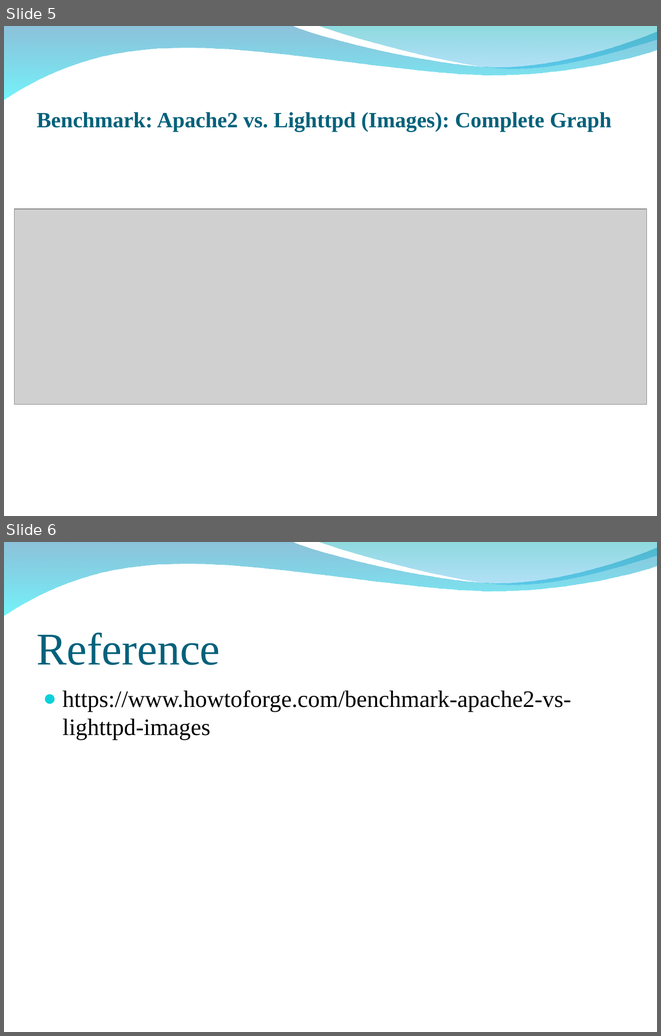
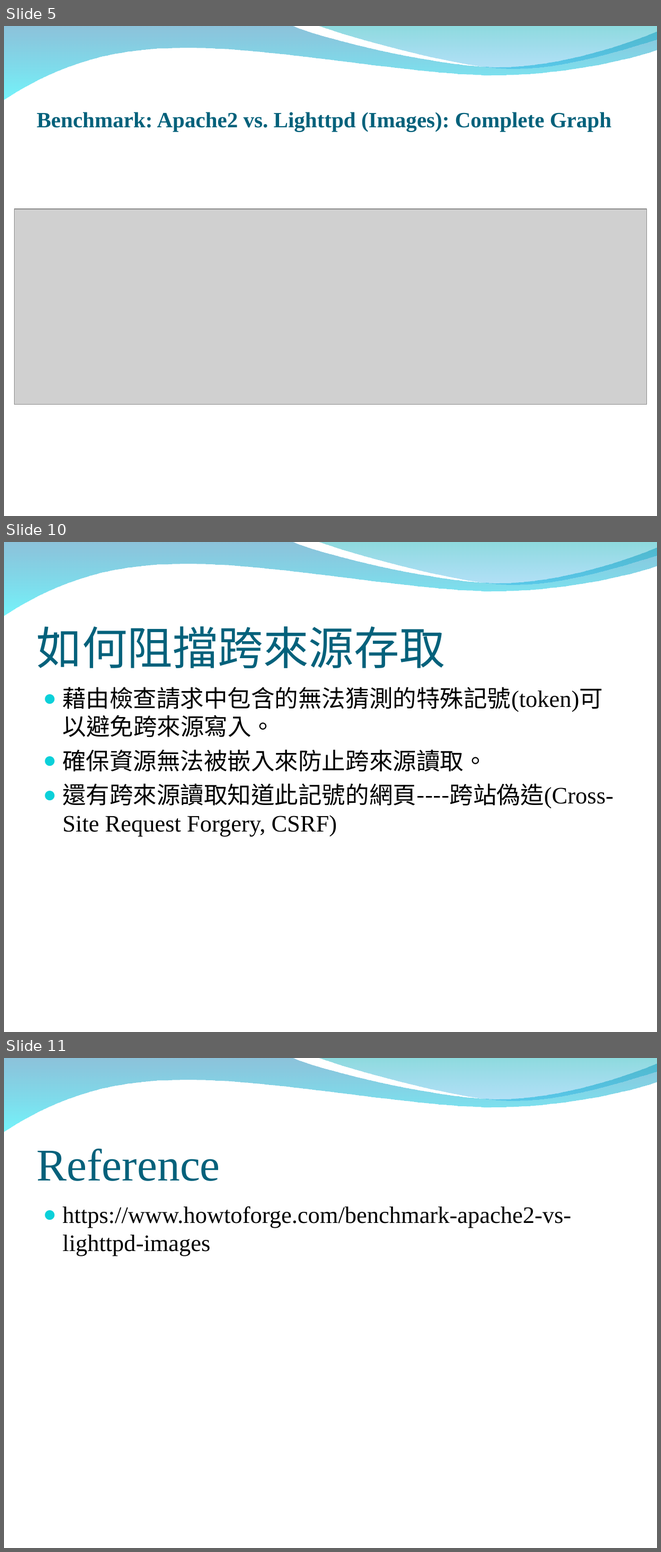
Before and after one commit to peter279k/regular_meeting, a slide deck: WebServer.ppt. Shown one above the other, each under a label of ours: slides 5 and 6 before the commit, slides 5, 10 and 11 after it; the slides between them are not shown. The pictures are 661x1036 and 661x1552 pixels, drawn with LibreOffice and Linux fonts; fonts in the diff are those of the drawing; grey boxes stand for pictures; background and template pictures are left out. Boxes give left, top, right and bottom in pixels: in the first picture for what was removed or moved away, otherwise in the second. Text is boxed around its words. In the diff, an @@ line names an element or a change of style, - is before the commit and + after.

```diff
--- a/WebServer.ppt
+++ b/WebServer.ppt
@@ slide 10 added at [4,542,657,1032], background picture (left out); not listed: 2 template elements that a slide beside it also shows @@
@@ title added at [37,626,445,668], 50 pt, text #04617B @@
+如何阻擋跨來源存取
@@ text added at [62,687,613,836], 26 pt, text #000000 @@
+● 藉由檢查請求中包含的無法猜測的特殊記號(token)可以避免跨來源寫入。
+● 確保資源無法被嵌入來防止跨來源讀取。
+● 還有跨來源讀取知道此記號的網頁----跨站偽造(Cross-Site Request Forgery, CSRF)
@@ what was slide 6 is now slide 11 @@
```
Also in this commit, not shown: 4 other slides added, 1 other file.
